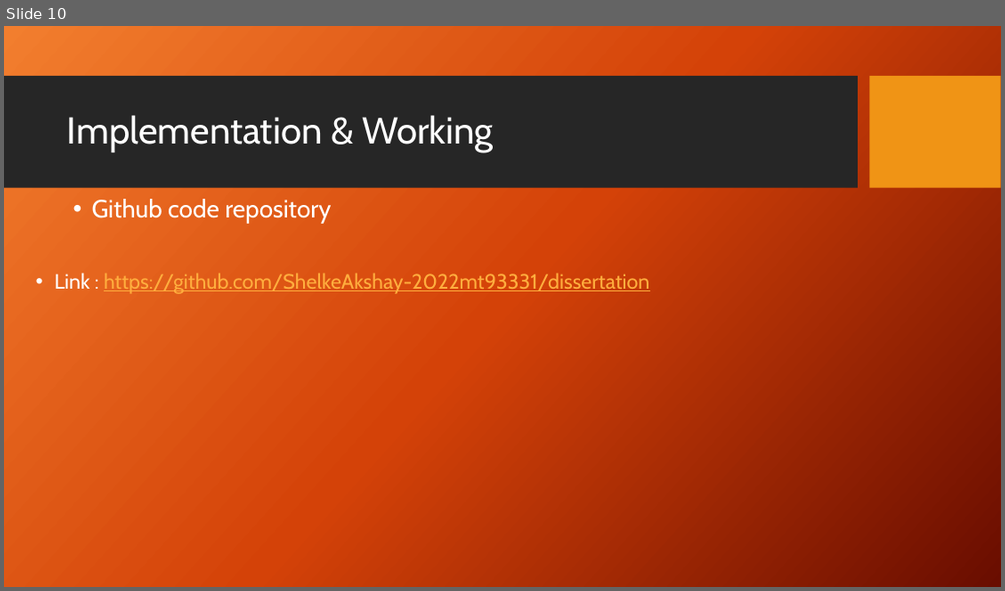
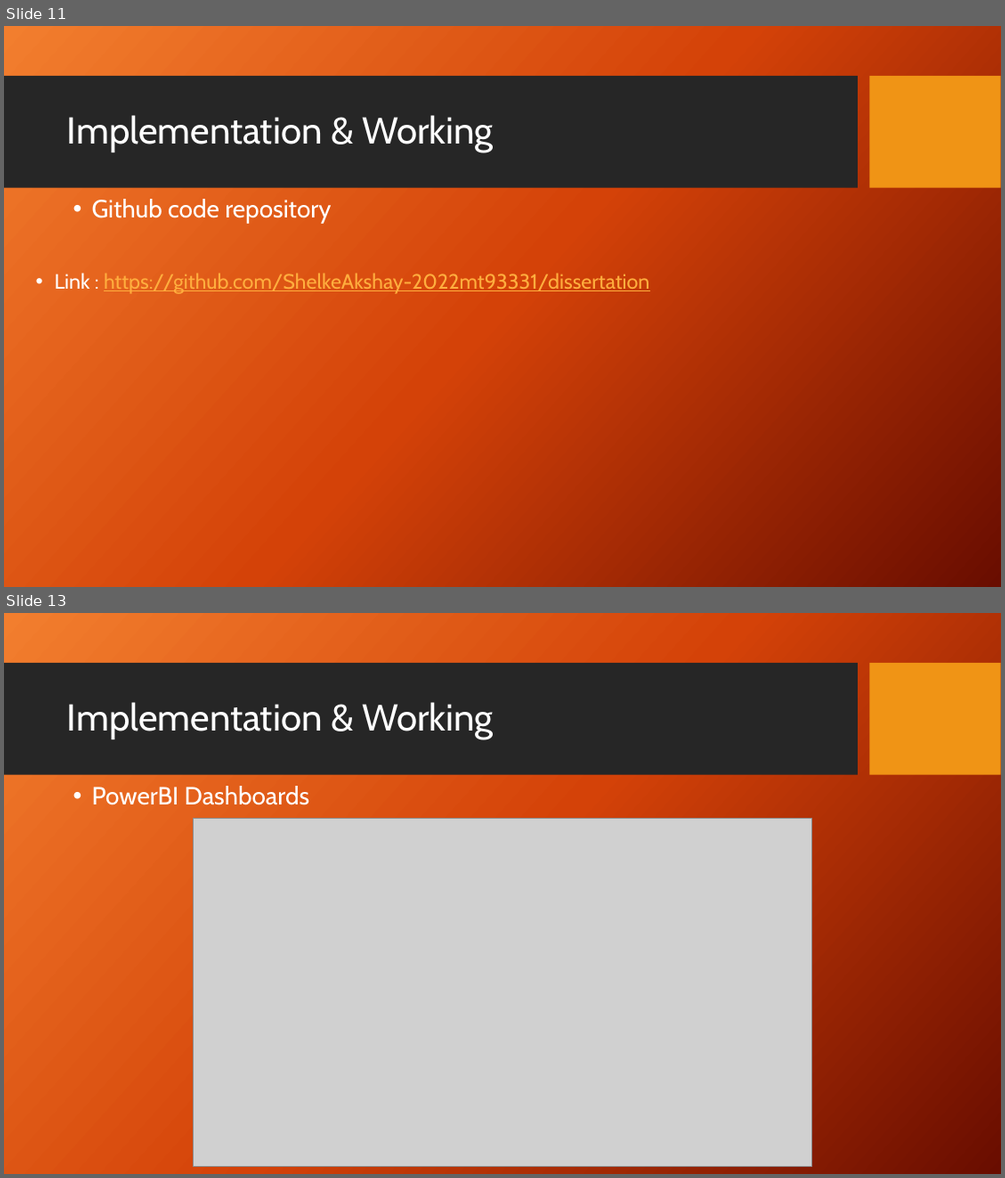
Before and after one commit to ShelkeAkshay-2022mt93331/dissertation, a slide deck: 7_Reports/3_Final_PPT/2022mt93331.pptx. Shown one above the other, each under a label of ours: slide 10 before the commit, slides 11 and 13 after it; the slides between them are not shown. The pictures are 1005x591 and 1005x1178 pixels, drawn with LibreOffice and Linux fonts; fonts in the diff are those of the drawing; grey boxes stand for pictures; background and template pictures are left out. Boxes give left, top, right and bottom in pixels: in the first picture for what was removed or moved away, otherwise in the second. Text is boxed around its words. In the diff, an @@ line names an element or a change of style, - is before the commit and + after.

```diff
--- a/7_Reports/3_Final_PPT/2022mt93331.pptx
+++ b/7_Reports/3_Final_PPT/2022mt93331.pptx
@@ slide 13 added at [4, 613, 1001, 1174], background picture (left out); not listed: 2 template elements that a slide beside it also shows @@
@@ title added at [67, 702, 494, 739], 36 pt, text #FFFFFF @@
+Implementation & Working
@@ text added at [92, 786, 309, 805], 24 pt, text #FFFFFF @@
+  • PowerBI Dashboards
@@ picture added at [194, 819, 811, 1167] @@
@@ what was slide 10 is now slide 11 @@
```
Also in this commit, not shown: 10 slides changed, 5 other slides added, 5 other files.
